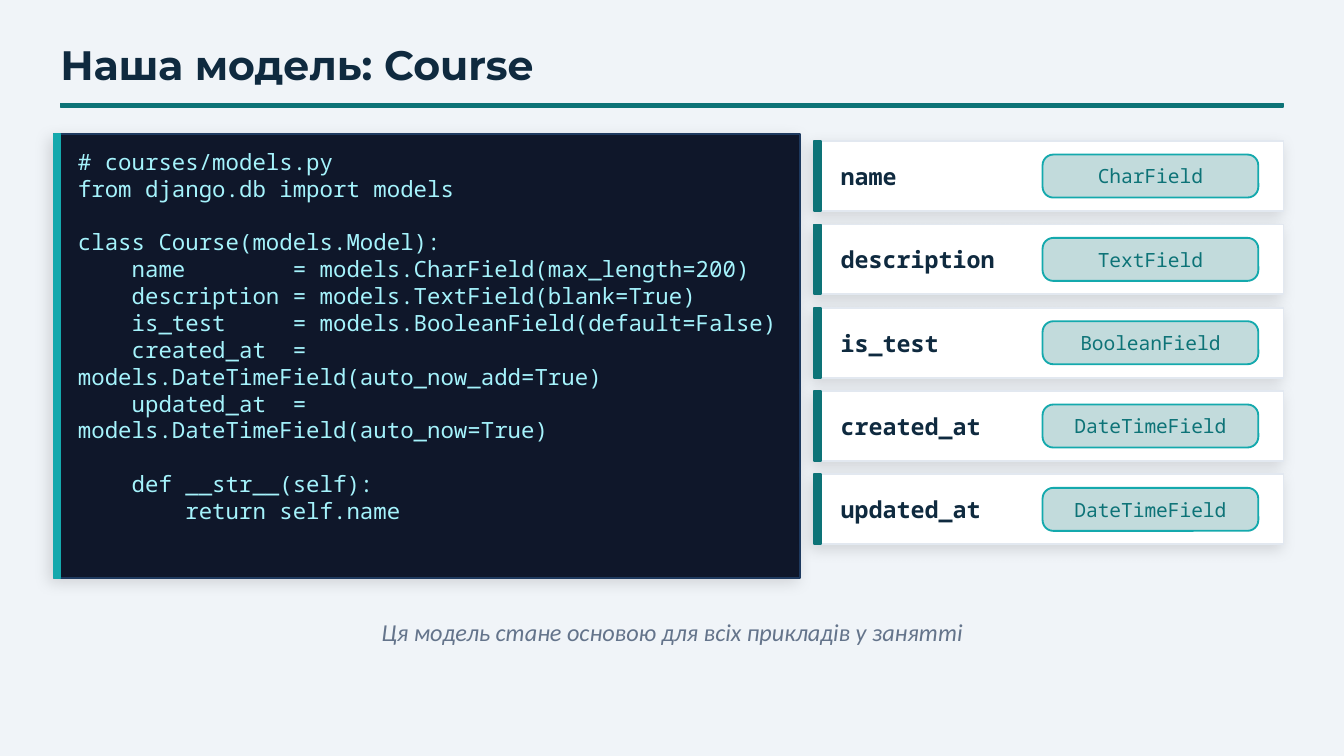
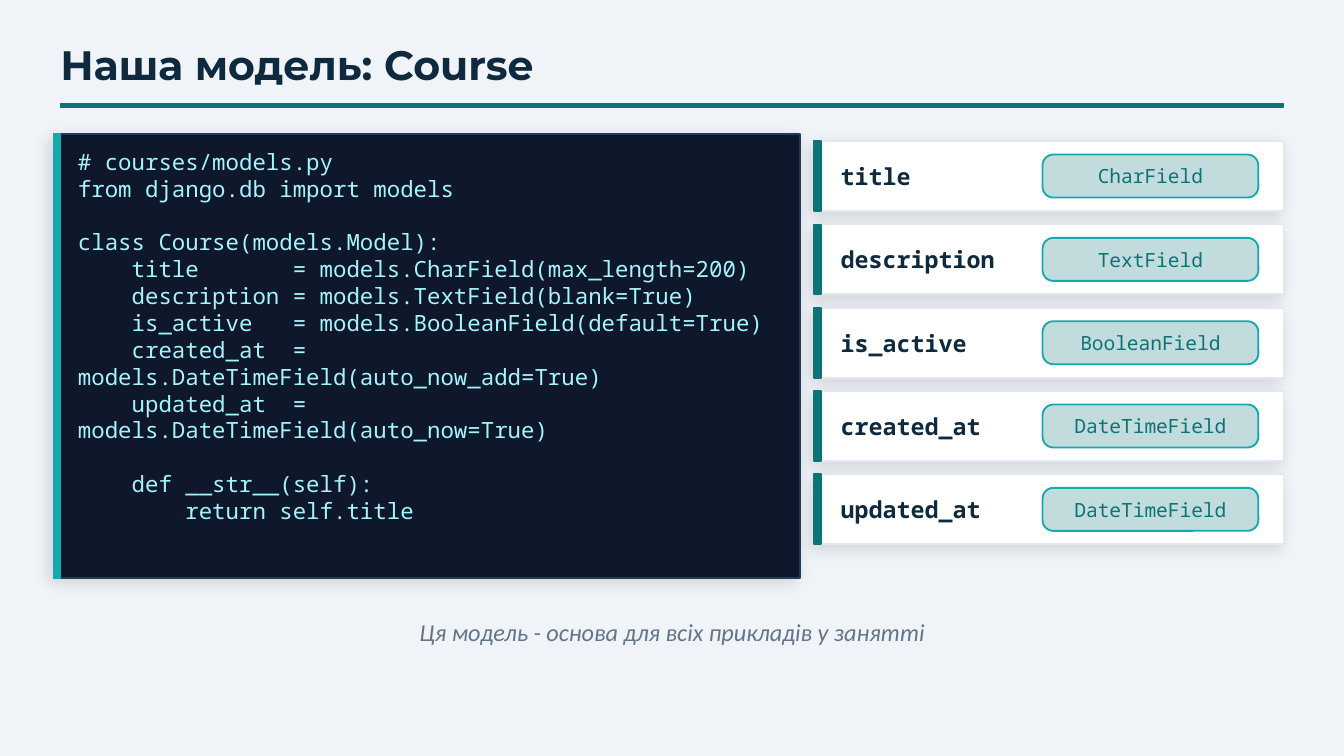
Before and after one commit to dmitriy-shtefan/python-back-2026, a slide deck: slide 3 of заняття_11/django_orm_lesson.pptx. Drawn at 1344x756 pixels with LibreOffice and Linux fonts; fonts in the diff are those of the drawing. Boxes give left, top, right and bottom in pixels: in the first picture for what was removed or moved away, otherwise in the second. Text is boxed around its words. In the diff, an @@ line names an element or a change of style, - is before the commit and + after.

```diff
--- a/заняття_11/django_orm_lesson.pptx
+++ b/заняття_11/django_orm_lesson.pptx
@@ text at (841, 167, 911, 186): text changed @@
-name
+title
@@ text at (132, 260, 750, 283): text changed @@
-name = models.CharField(max_length=200)
+title = models.CharField(max_length=200)
@@ text at (132, 314, 763, 335): text changed @@
-is_test = models.BooleanField(default=False)
+is_active = models.BooleanField(default=True)
@@ text at (841, 334, 967, 357): text changed @@
-is_test
+is_active
@@ text at (185, 502, 413, 520): text changed @@
-return self.name
+return self.title
@@ text at (419, 624, 925, 645): text changed @@
-Ця модель стане основою для всіх прикладів у занятті
+Ця модель - основа для всіх прикладів у занятті
```
Also in this commit, not shown: 8 other slides changed, 18 other files.
